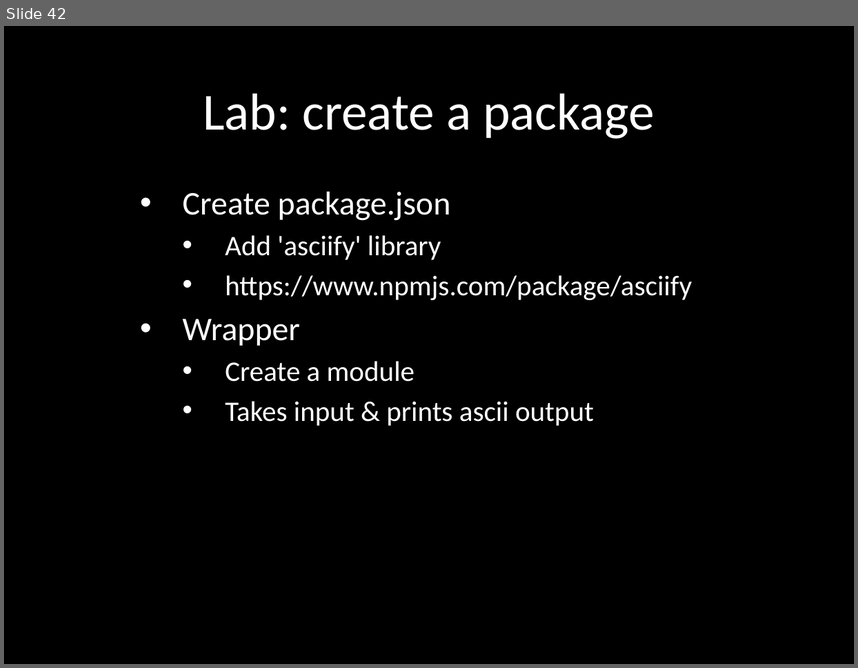
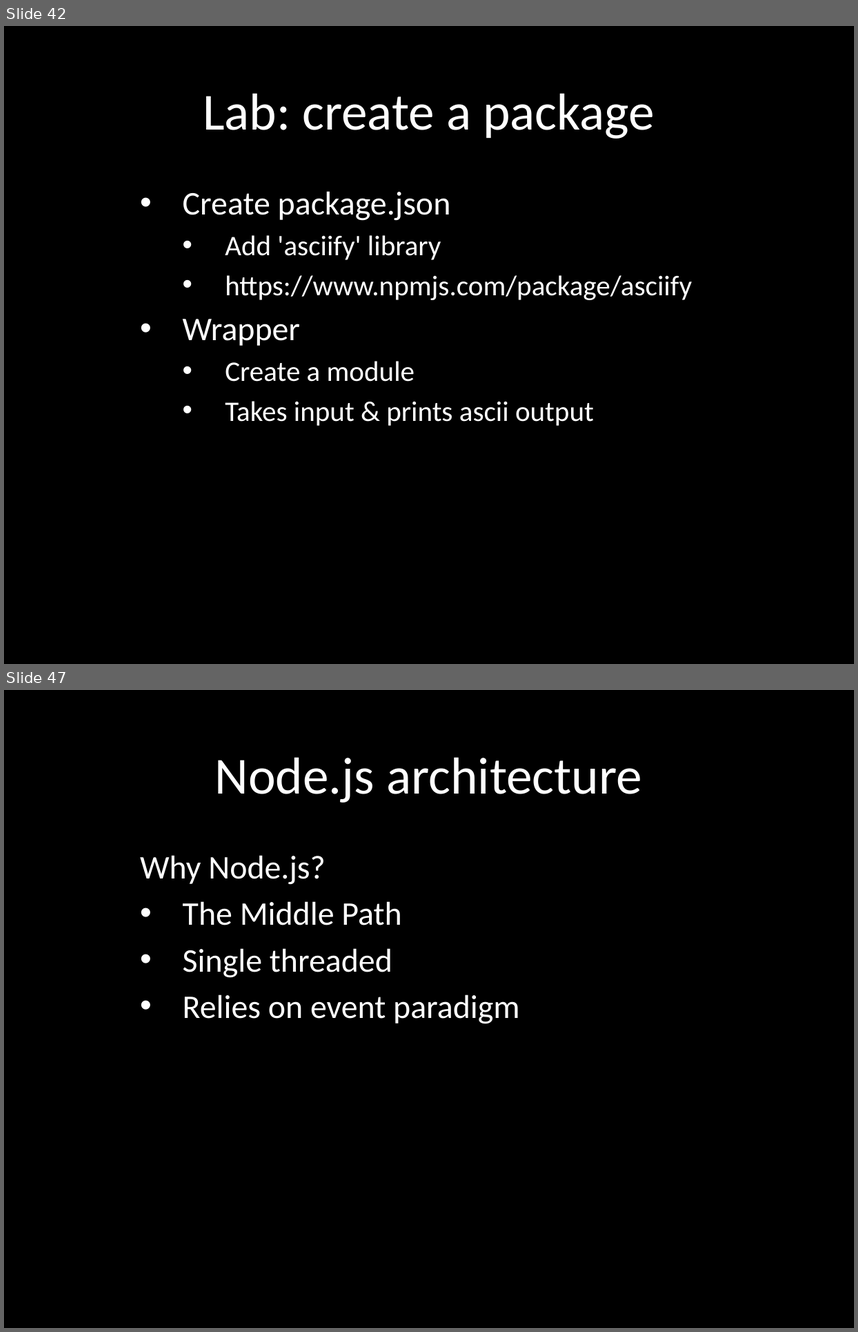
Before and after one commit to eliasjames/training-node, a slide deck: slides/Node Slides Day 1.pptx. Shown one above the other, each under a label of ours: slide 42 before the commit, slides 42 and 47 after it; the slides between them are not shown. The pictures are 858x668 and 858x1332 pixels, drawn with LibreOffice and Linux fonts; fonts in the diff are those of the drawing. Boxes give left, top, right and bottom in pixels: in the first picture for what was removed or moved away, otherwise in the second. Text is boxed around its words. In the diff, an @@ line names an element or a change of style, - is before the commit and + after.

Commit message:
Add node architecture to day 1, start day 2

```diff
--- a/slides/Node Slides Day 1.pptx
+++ b/slides/Node Slides Day 1.pptx
@@ slide 47 added at [4, 690, 854, 1328], background #000000 @@
@@ title added at [215, 757, 642, 802], 44 pt, text #FFFFFF @@
+Node.js architecture
@@ subtitle added at [140, 855, 520, 1024], 28 pt, text #FFFFFF @@
+  Why Node.js?
+  • The Middle Path
+  • Single threaded
+  • Relies on event paradigm
```
Also in this commit, not shown: 5 slides changed, 9 other slides added, 1 other file.
